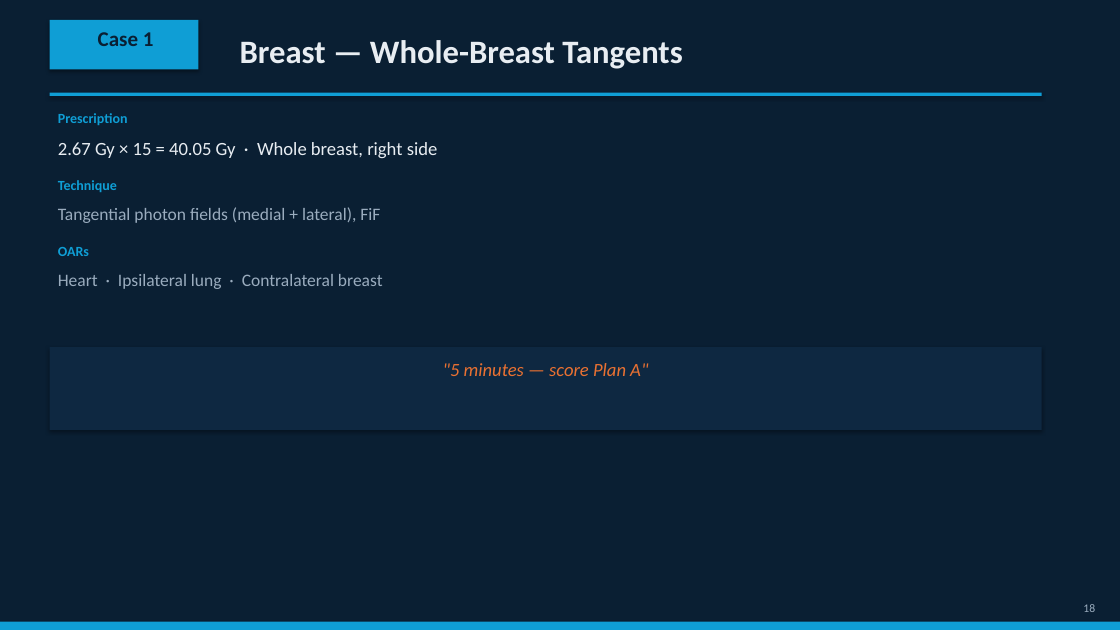
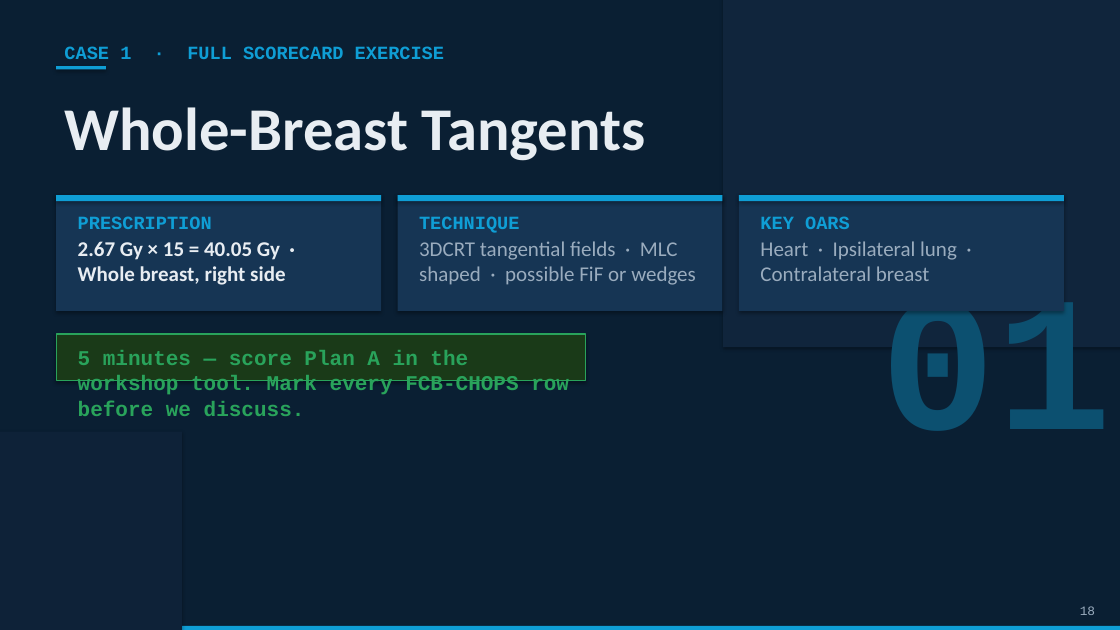
Before and after one commit to Tamerone/3DCRT-Evaluation-Workshop, a slide deck: slide 18 of 3DCRT_Workshop_Deck_v2.pptx. Drawn at 1120x630 pixels with LibreOffice and Linux fonts; fonts in the diff are those of the drawing. Boxes give left, top, right and bottom in pixels: in the first picture for what was removed or moved away, otherwise in the second. Text is boxed around its words. In the diff, an @@ line names an element or a change of style, - is before the commit and + after.

```diff
--- a/3DCRT_Workshop_Deck_v2.pptx
+++ b/3DCRT_Workshop_Deck_v2.pptx
@@ rectangle added at (723,0,1120,348), fill #10253C @@
@@ text at (64,46,444,59): text changed; size 18 to 16 pt; font Calibri to Courier New; text colour #0A1F33 to #0F9ED5 @@
-Case 1
+CASE 1 · FULL SCORECARD EXERCISE
@@ text removed at (240,40,682,69) @@
-Breast — Whole-Breast Tangents
@@ rectangle: place and size @@
-rectangle at (50,20,198,70)
+rectangle at (56,66,106,70)
@@ rectangle removed at (50,92,1042,96) @@
@@ text at (64,107,645,161): text changed; size 16 to 52 pt; bold on @@
-2.67 Gy × 15 = 40.05 Gy · Whole breast, right side
+Whole-Breast Tangents
@@ rectangle added at (56,195,381,311), fill #163554 @@
@@ rectangle added at (56,195,381,201), fill #0F9ED5 @@
@@ text removed at (58,207,380,223) @@
-Tangential photon fields (medial + lateral), FiF
@@ rectangle: place and size @@
-rectangle at (50,347,1042,429)
+rectangle at (397,195,723,311)
@@ rectangle at (397,195,723,311): fill #0E2841 to #163554 @@
@@ rectangle added at (397,195,723,201), fill #0F9ED5 @@
@@ rectangle added at (739,195,1065,311), fill #163554 @@
@@ rectangle added at (739,195,1065,201), fill #0F9ED5 @@
@@ text at (78,216,212,229): text changed; size 12 to 16 pt; font Calibri to Courier New @@
-Prescription
+PRESCRIPTION
@@ text at (419,216,519,233): text changed; size 12 to 16 pt; font Calibri to Courier New @@
-Technique
+TECHNIQUE
@@ text "Heart · Ipsilateral lung · ...": place and size @@
-text "Heart · Ipsilateral lung · ..." at (58,274,383,289)
+text "Heart · Ipsilateral lung · ..." at (760,241,957,281)
@@ text "Heart · Ipsilateral lung · ..." at (760,241,957,281): size 15 to 18 pt @@
@@ text at (760,216,850,229): text changed; size 12 to 16 pt; font Calibri to Courier New @@
-OARs
+KEY OARS
@@ text added at (78,241,285,285), 18 pt, text #E8EDF2, bold @@
+2.67 Gy × 15 = 40.05 Gy · Whole breast, right side
@@ text added at (419,241,696,285), 18 pt, text #9AACBE @@
+3DCRT tangential fields · MLC shaped · possible FiF or wedges
@@ text added at (881,302,1112,431), 165 pt, text #0C5070, bold @@
+01
@@ rectangle added at (56,334,586,381), fill #1A3A18, outline #29A35B 1 pt @@
@@ text added at (78,350,569,416), 18 pt, text #29A35B, bold @@
+5 minutes — score Plan A in the workshop tool. Mark every FCB-CHOPS row before we discuss.
@@ text removed at (443,363,648,376) @@
-"5 minutes — score Plan A"
@@ rectangle added at (0,432,182,630), fill #0E2238 @@
@@ text "18" at (1080,606,1095,615): size 10 to 11 pt, font Calibri to Courier New @@
@@ rectangle: place and size @@
-rectangle at (0,622,1120,630)
+rectangle at (0,626,1120,630)
```
Also in this commit, not shown: 32 other slides changed, 6 slides added, 6 slides removed, 1 other file.
